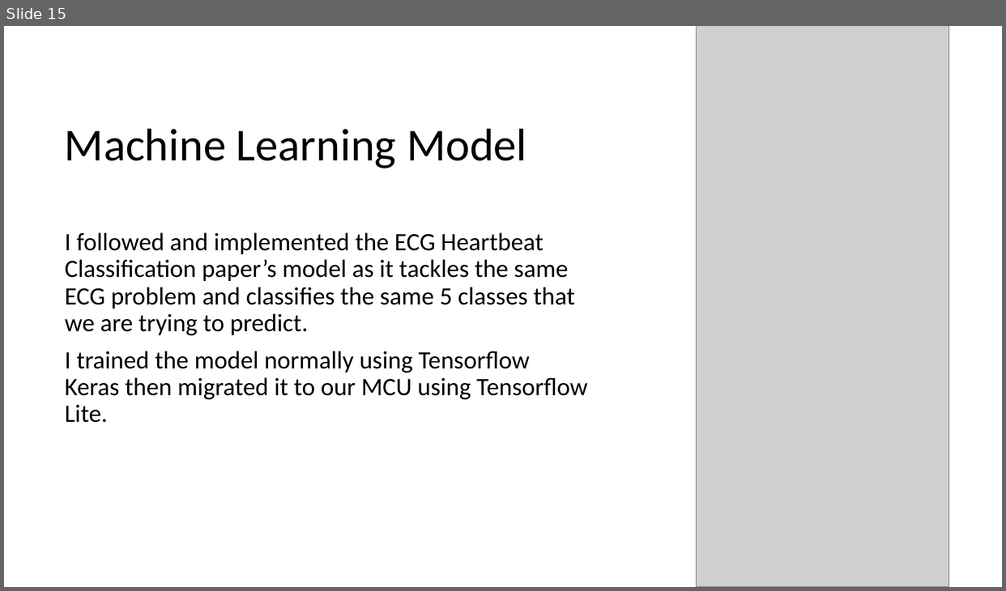
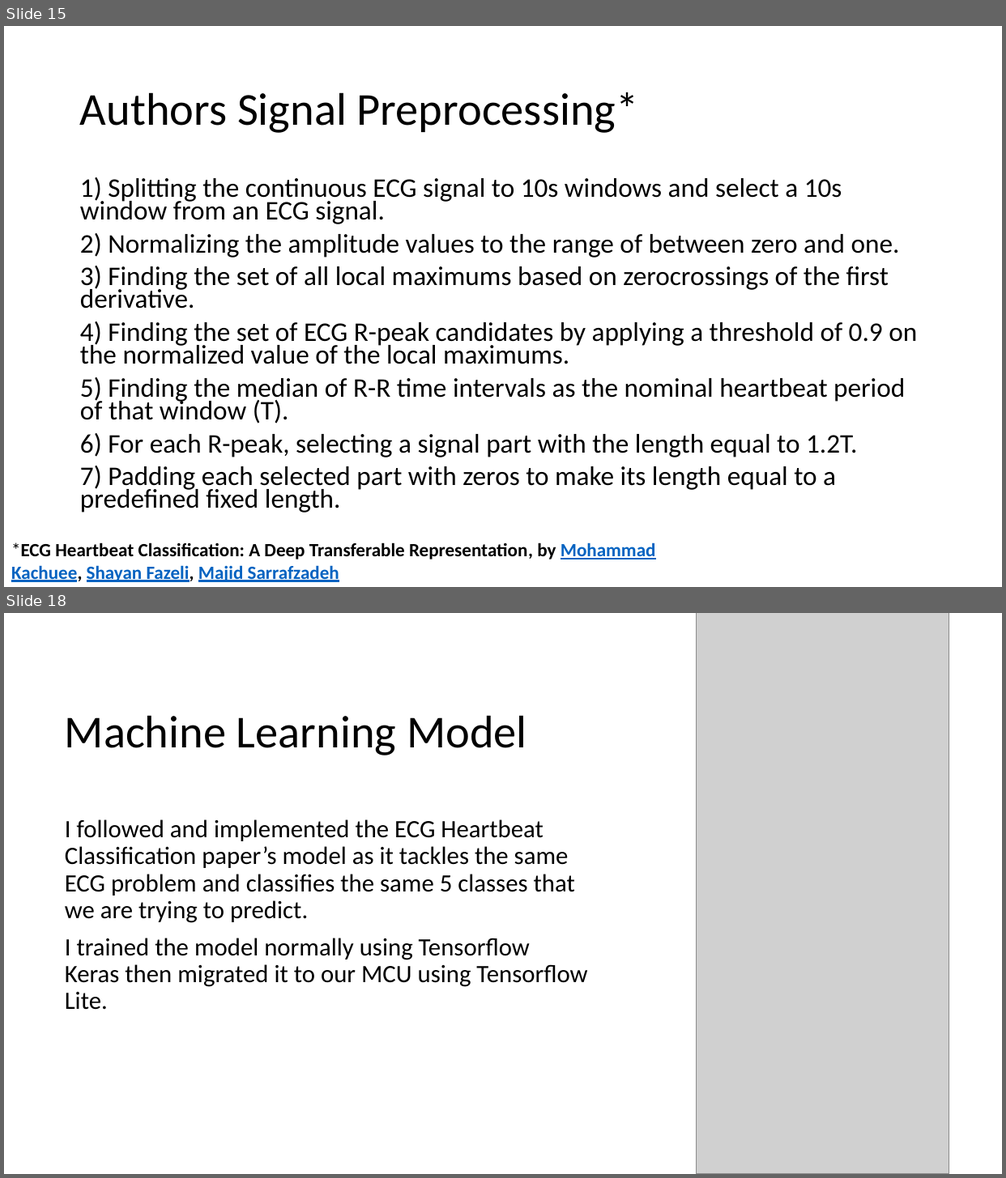
Before and after one commit to djzenma/ECG-Heart-Monitor-STM32-TFLite, a slide deck: Report_Presentation/Presentation.pptx. Shown one above the other, each under a label of ours: slide 15 before the commit, slides 15 and 18 after it; the slides between them are not shown. The pictures are 1006x591 and 1006x1178 pixels, drawn with LibreOffice and Linux fonts; fonts in the diff are those of the drawing; grey boxes stand for pictures. Boxes give left, top, right and bottom in pixels: in the first picture for what was removed or moved away, otherwise in the second. Text is boxed around its words. In the diff, an @@ line names an element or a change of style, - is before the commit and + after.

```diff
--- a/Report_Presentation/Presentation.pptx
+++ b/Report_Presentation/Presentation.pptx
@@ slide 15 added at <box>4,26,1002,587</box>, background #FFFFFF @@
@@ title added at <box>80,92,639,133</box>, 44 pt, text #000000 @@
+Authors Signal Preprocessing*
@@ text added at <box>80,177,917,513</box>, 25.9 pt, text #000000 @@
+1) Splitting the continuous ECG signal to 10s windows and select a 10s window from an ECG signal.
+2) Normalizing the amplitude values to the range of between zero and one.
+3) Finding the set of all local maximums based on zerocrossings of the first derivative.
+4) Finding the set of ECG R-peak candidates by applying a threshold of 0.9 on the normalized value of the local maximums.
+5) Finding the median of R-R time intervals as the nominal heartbeat period of that window (T).
+6) For each R-peak, selecting a signal part with the length equal to 1.2T.
+7) Padding each selected part with zeros to make its length equal to a predefined fixed length.
@@ text added at <box>11,543,656,582</box>, 18 pt, text #000000, bold @@
+*ECG Heartbeat Classification: A Deep Transferable Representation, by Mohammad Kachuee, Shayan Fazeli, Majid Sarrafzadeh
@@ what was slide 15 is now slide 18 @@
```
Also in this commit, not shown: 2 slides changed, 2 other slides added, 1 other file.
